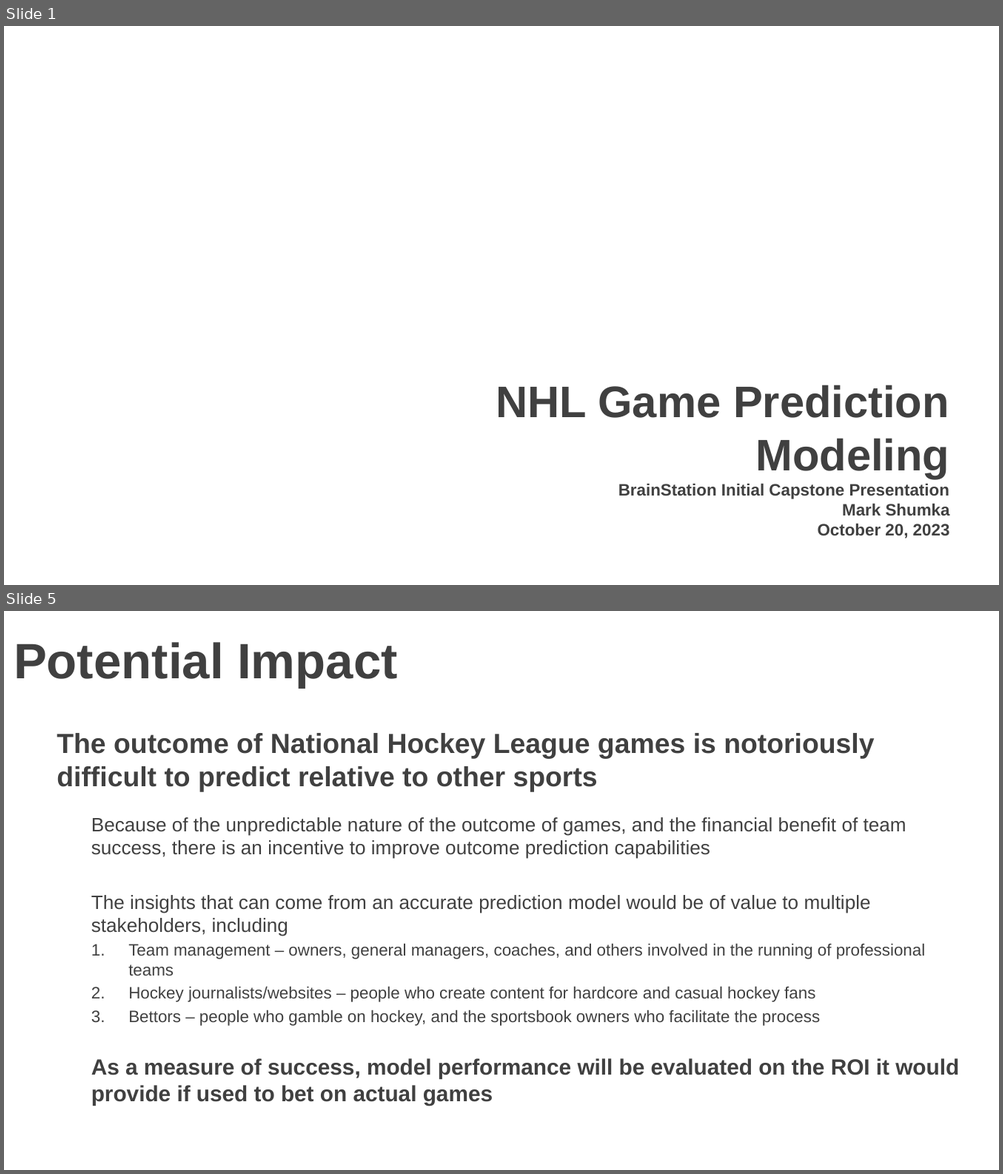
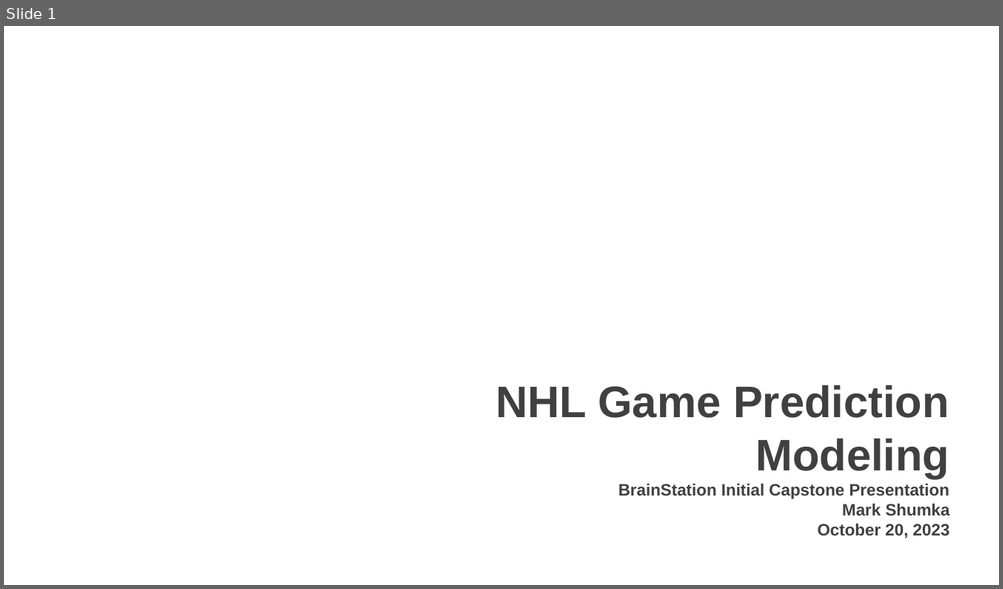
Before and after one commit to markshumka/NHL-Game-Predictor, a slide deck: Reports/Mark Shumka Initial Capstone Presentation.pptm. Shown one above the other, each under a label of ours: slides 1 and 5 before the commit, slide 1 after it; the slides between them are not shown. The pictures are 1003x1174 and 1003x589 pixels, drawn with LibreOffice and Linux fonts; fonts in the diff are those of the drawing; background and template pictures are left out. Boxes give left, top, right and bottom in pixels: in the first picture for what was removed or moved away, otherwise in the second. Text is boxed around its words. In the diff, an @@ line names an element or a change of style, - is before the commit and + after.

```diff
--- a/Reports/Mark Shumka Initial Capstone Presentation.pptm
+++ b/Reports/Mark Shumka Initial Capstone Presentation.pptm
@@ slide 5 removed at [4,611,999,1170], background picture (left out) @@
@@ title removed at [14,642,397,688] @@
-Potential Impact
@@ text removed at [57,733,874,792] @@
-The outcome of National Hockey League games is notoriously difficult to predict relative to other sports
@@ text removed at [91,817,959,1106] @@
-Because of the unpredictable nature of the outcome of games, and the financial benefit of team success, there is an incentive to improve outcome prediction capabilities
-The insights that can come from an accurate prediction model would be of value to multiple stakeholders, including
-1. Team management – owners, general managers, coaches, and others involved in the running of professional teams
-2. Hockey journalists/websites – people who create content for hardcore and casual hockey fans
-3. Bettors – people who gamble on hockey, and the sportsbook owners who facilitate the process
-As a measure of success, model performance will be evaluated on the ROI it would provide if used to bet on actual games
```
Also in this commit, not shown: 2 slides changed, 2 slides added, 3 other slides removed.
